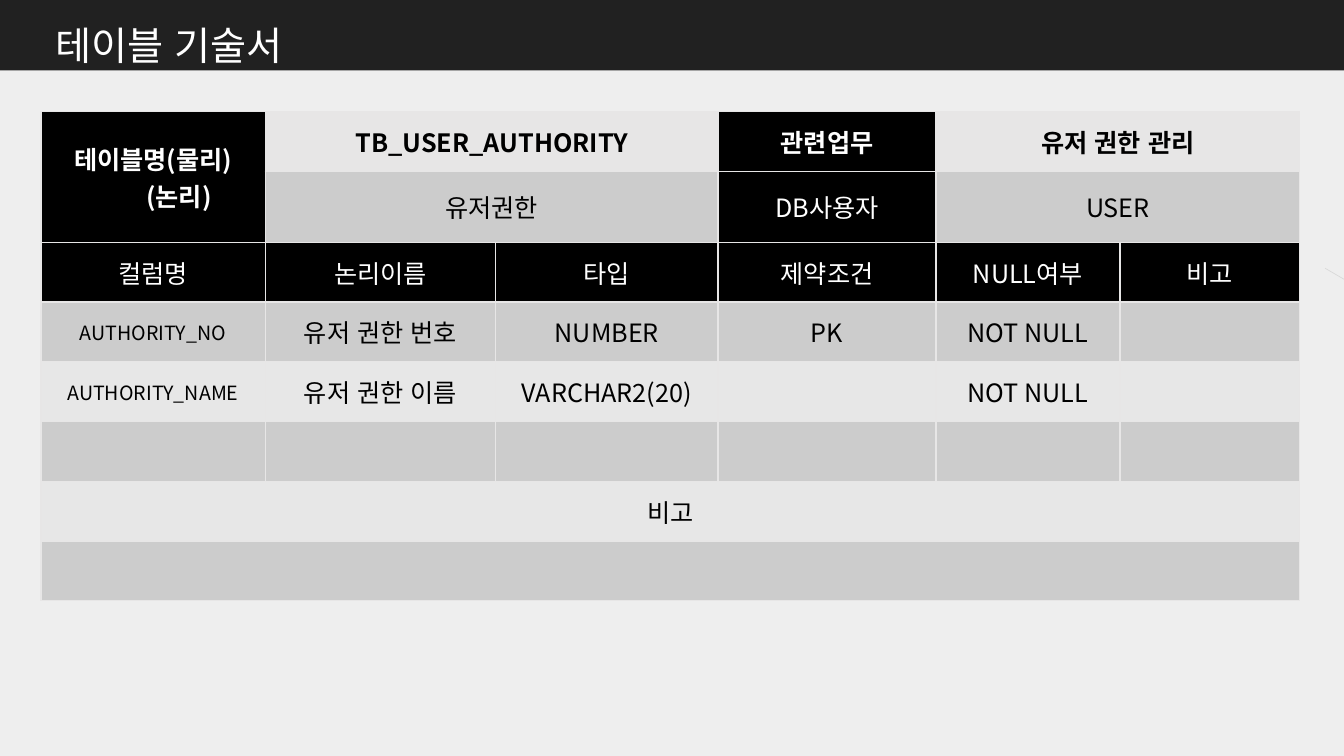
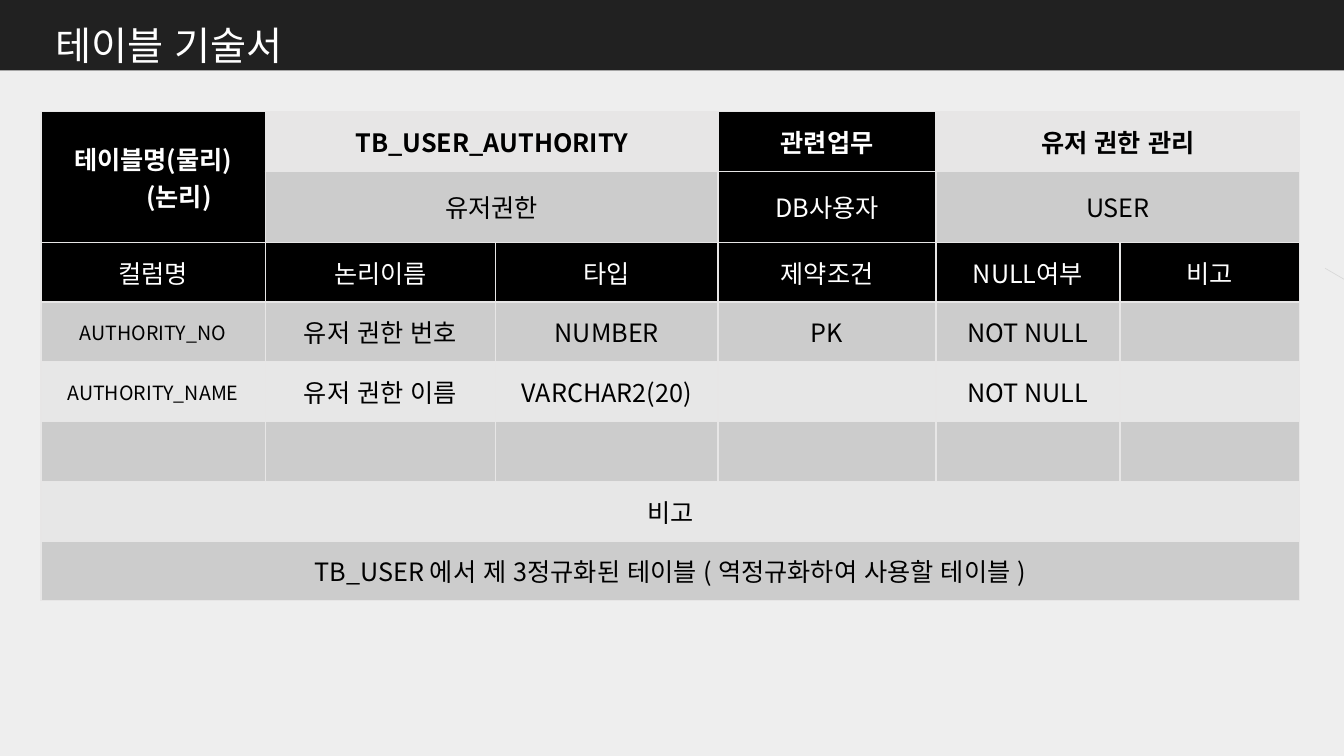
Before and after one commit to me0768/KHFinalProject, a slide deck: slide 14 of 보고서/DataBase설계서_Final_Project.pptx (slide 9 before the commit). Drawn at 1344x756 pixels with LibreOffice and Linux fonts; fonts in the diff are those of the drawing. Boxes give left, top, right and bottom in pixels: in the first picture for what was removed or moved away, otherwise in the second. Text is boxed around its words. In the diff, an @@ line names an element or a change of style, - is before the commit and + after.

```diff
--- a/보고서/DataBase설계서_Final_Project.pptx
+++ b/보고서/DataBase설계서_Final_Project.pptx
@@ table at (x1=41, y1=112, x2=1302, y2=591) @@
-row 8, column 1: 
+row 8, column 1: TB_USER 에서 제 3정규화된 테이블 ( 역정규화하여 사용할 테이블 )
```
Also in this commit, not shown: 3 other slides changed, 5 slides added.
